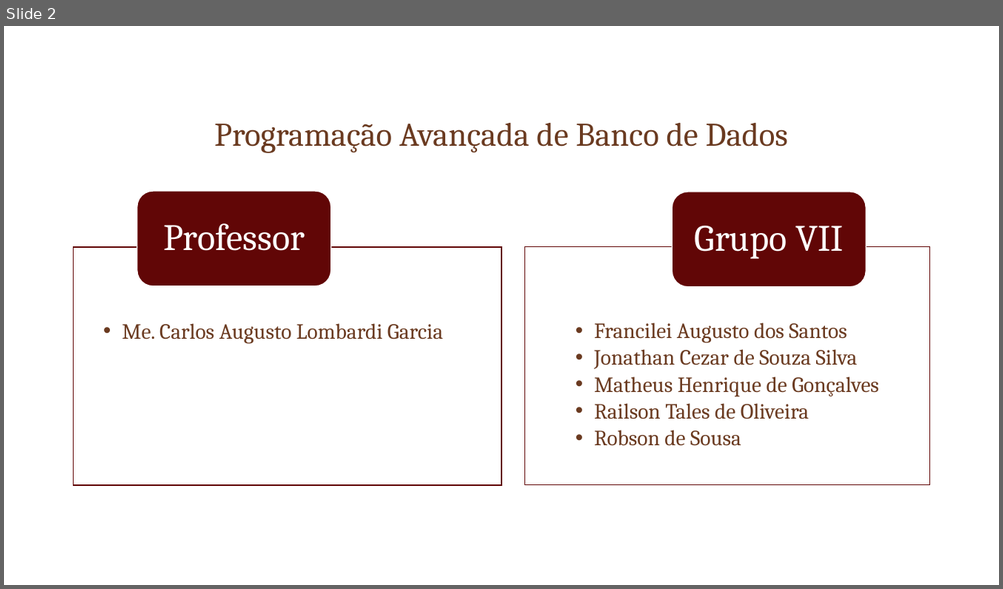
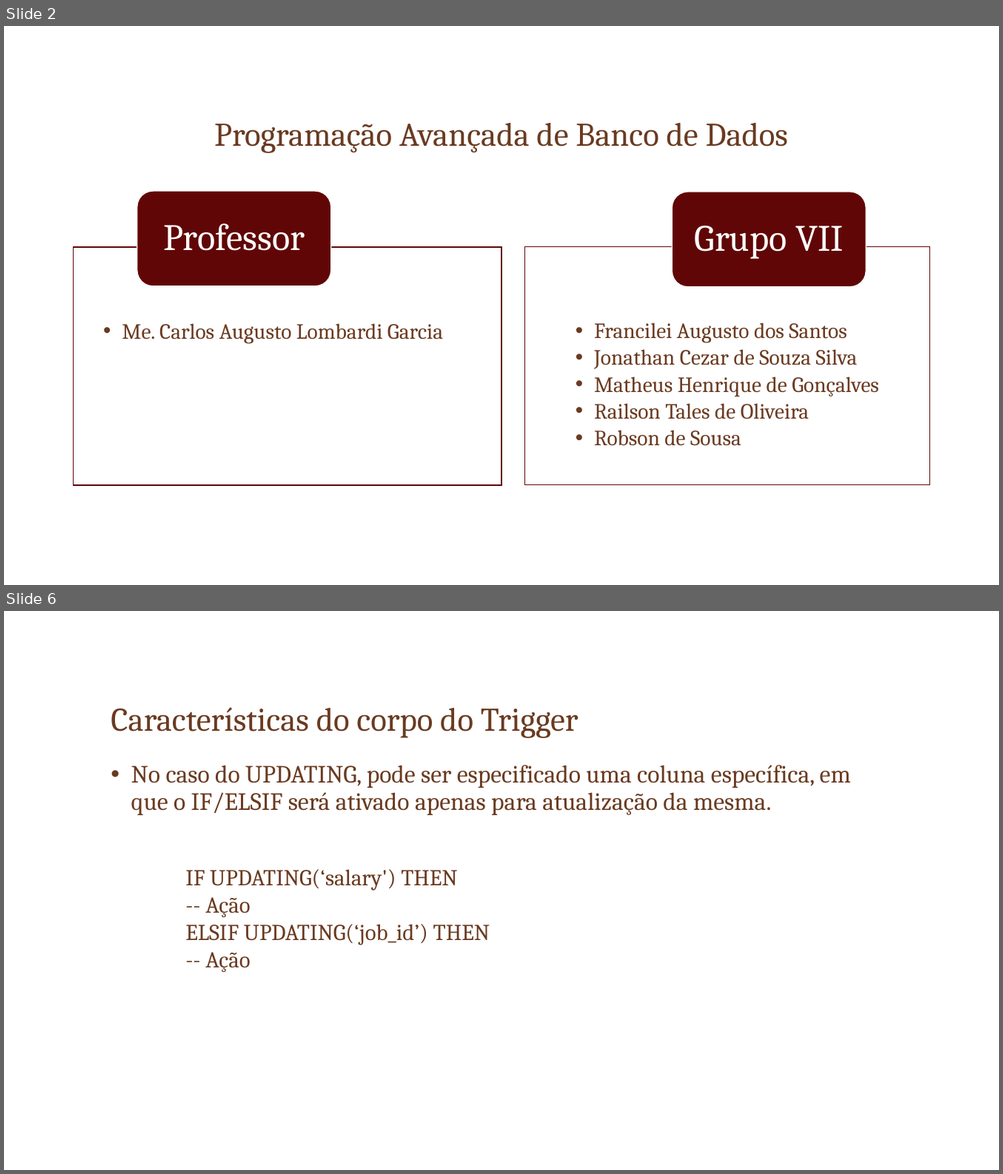
Before and after one commit to robsoncartes/group-vii-triggers, a slide deck: SlideApresentacao/TRIGGERS.pptx. Shown one above the other, each under a label of ours: slide 2 before the commit, slides 2 and 6 after it; the slides between them are not shown. The pictures are 1003x589 and 1003x1174 pixels, drawn with LibreOffice and Linux fonts; fonts in the diff are those of the drawing; background and template pictures are left out. Boxes give left, top, right and bottom in pixels: in the first picture for what was removed or moved away, otherwise in the second. Text is boxed around its words. In the diff, an @@ line names an element or a change of style, - is before the commit and + after.

```diff
--- a/SlideApresentacao/TRIGGERS.pptx
+++ b/SlideApresentacao/TRIGGERS.pptx
@@ slide 6 added at (4, 611, 999, 1170), background picture (left out) @@
@@ title added at (111, 707, 578, 738), 32 pt, text #6A3A20 @@
+Características do corpo do Trigger
@@ text added at (131, 765, 851, 973), 24 pt, text #6A3A20 @@
+• No caso do UPDATING, pode ser especificado uma coluna específica, em que o IF/ELSIF será ativado apenas para atualização da mesma.
+IF UPDATING(‘salary') THEN
+-- Ação
+ELSIF UPDATING(‘job_id’) THEN
+-- Ação
```
Also in this commit, not shown: 2 slides changed, 6 other slides added, 12 slides removed, 5 other files.
